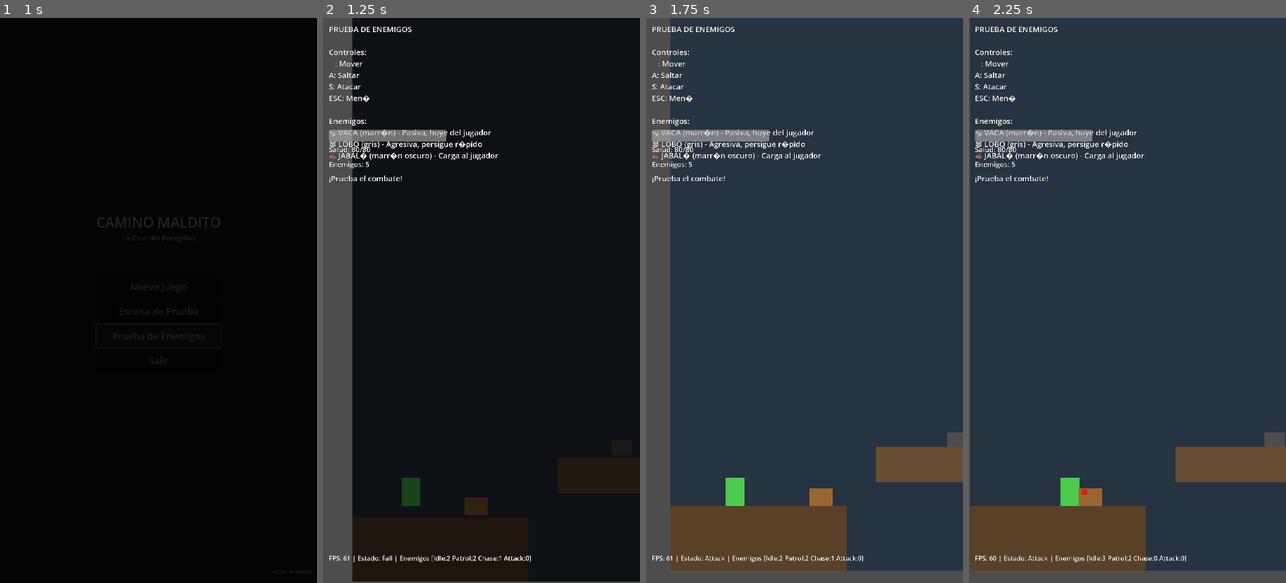
Above: before the commit, frames 1-4 (left to right).
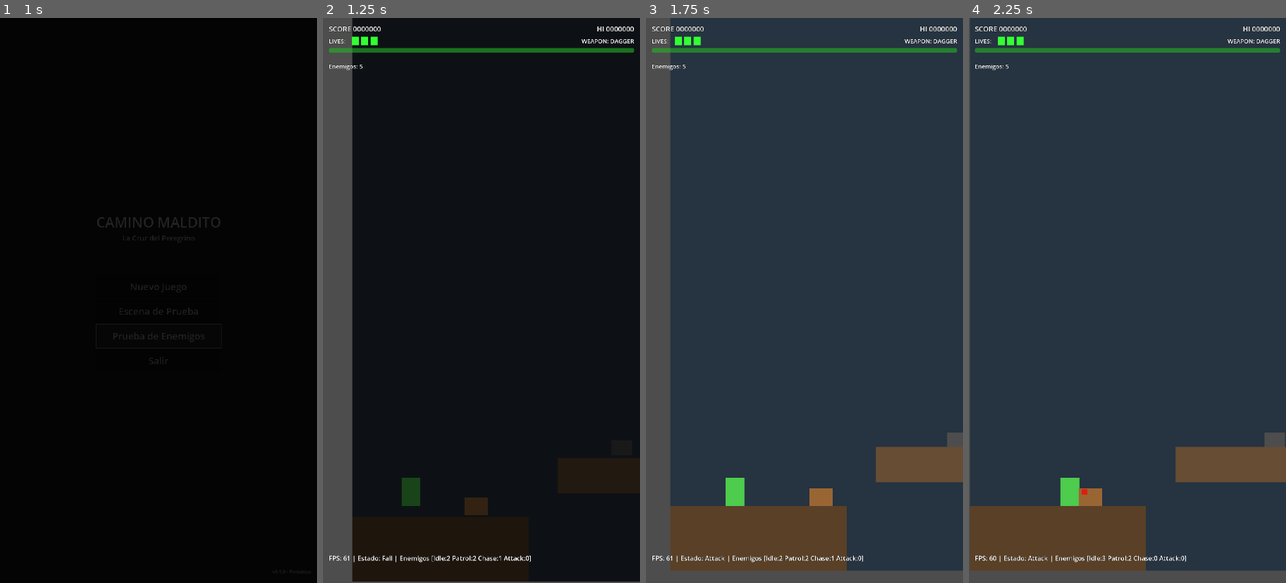
Above: after the commit, the same moments.

Repository: juanrafernandez/pilgrim
Game: Godot game, scene res://scenes/main/main_menu.tscn
The game is run twice, just before and just after one commit, with the same random seed, the same clock (stepped at 60 frames per second) and the same inputs.
Inputs:
- Up to frame 1 (1 s): click "Prueba de Enemigos" at 0.5 s
- Up to frame 2 (1.25 s): no input
- Up to frame 3 (1.75 s): hold Right (move_right) from 1.28 s (still down); tap S (attack) at 1.35 s; tap A (jump) at 1.52 s
- Up to frame 4 (2.25 s): keep holding Right (move_right); tap S (attack) at 2.1 s

Frame 1 is identical in both runs. In frame 2, 3.2% of the frame differs, in the area x 1-99%, y 1-30%; in frame 3, 3.2%; in frame 4, 3.2%.

Commit message:
feat: implement arcade-style HUD inspired by Ghosts 'n Goblins
- Create ArcadeHUD class with classic arcade layout
- Score display with 7-digit zero-padding and high score tracking
- Lives display with icon containers (placeholder squares)
- Weapon display for future projectile system
- Health bar with color coding (green/orange/red)
- Neon/fluorescent color scheme with text outlines
- Integrate ArcadeHUD into test_scene_enemies
- Replace debug UI with clean arcade interface
- Position HUD at top of screen (classic arcade style)

The HUD now follows the minimalist design of classic arcade games
like Ghosts 'n Goblins and Maldita Castilla, showing only essential
information in a clean, readable format.

Diff:
--- a/scenes/main/test_scene_enemies.gd
+++ b/scenes/main/test_scene_enemies.gd
@@ -7,10 +7,9 @@
 @onready var camera: CameraController = $Camera
 @onready var enemies_node: Node2D = $Enemies
 @onready var death_zone: Area2D = $DeathZone
-@onready var health_bar: ProgressBar = $UI/HealthBar
-@onready var health_label: Label = $UI/HealthLabel
-@onready var enemy_count_label: Label = $UI/EnemyCountLabel
-@onready var debug_label: Label = $UI/DebugLabel
+@onready var arcade_hud: ArcadeHUD = $ArcadeHUD
+@onready var enemy_count_label: Label = $DebugUI/EnemyCountLabel
+@onready var debug_label: Label = $DebugUI/DebugLabel
 
 var enemy_count: int = 0
 
@@ -72,9 +71,9 @@
 
 func _update_ui() -> void:
 	"""Update UI elements"""
-	health_bar.max_value = player.max_health
-	health_bar.value = player.current_health
-	health_label.text = "Salud: %d/%d" % [player.current_health, player.max_health]
+	arcade_hud.set_health(player.current_health, player.max_health)
+	arcade_hud.set_score(0)  # TODO: Implement score system
+	arcade_hud.set_lives(3)  # TODO: Implement lives system
 
 
 func _update_debug_info() -> void:
@@ -107,16 +106,7 @@
 
 ## Signal handlers
 func _on_player_health_changed(new_health: int, max_hp: int) -> void:
-	health_bar.value = new_health
-	health_label.text = "Salud: %d/%d" % [new_health, max_hp]
-
-	# Color code health bar
-	if new_health <= max_hp * 0.25:
-		health_bar.modulate = Color(1.0, 0.0, 0.0)  # Red
-	elif new_health <= max_hp * 0.5:
-		health_bar.modulate = Color(1.0, 0.5, 0.0)  # Orange
-	else:
-		health_bar.modulate = Color(0.0, 1.0, 0.0)  # Green
+	arcade_hud.set_health(new_health, max_hp)
 
 
 func _on_player_died() -> void:
@@ -170,13 +160,7 @@
 
 func _setup_ui_backgrounds() -> void:
 	"""Add text outlines for better readability"""
-	# Add outline to all labels
-	for label in [health_label, enemy_count_label, debug_label]:
+	# Add outline to debug labels
+	for label in [enemy_count_label, debug_label]:
 		label.add_theme_color_override("font_outline_color", Color(0, 0, 0, 1))
 		label.add_theme_constant_override("outline_size", 2)
-
-	# InfoLabel needs special handling (it's in UI CanvasLayer)
-	var info_label = $UI/InfoLabel
-	if info_label:
-		info_label.add_theme_color_override("font_outline_color", Color(0, 0, 0, 1))
-		info_label.add_theme_constant_override("outline_size", 2)
--- a/scenes/main/test_scene_enemies.tscn
+++ b/scenes/main/test_scene_enemies.tscn
@@ -6,6 +6,7 @@
 [ext_resource type="PackedScene" uid="uid://boar123456" path="res://scenes/enemies/enemy_boar.tscn" id="4_boar"]
 [ext_resource type="Script" path="res://scenes/main/test_scene_enemies.gd" id="5_script"]
 [ext_resource type="Script" path="res://scripts/core/camera_controller.gd" id="6_camera"]
+[ext_resource type="PackedScene" uid="uid://c8q7x5r2m3v1p" path="res://scenes/ui/arcade_hud.tscn" id="7_hud"]
 
 [sub_resource type="RectangleShape2D" id="RectangleShape2D_ground_start"]
 size = Vector2(600, 220)
@@ -171,55 +172,20 @@
 [node name="Wolf2" parent="Enemies" instance=ExtResource("3_wolf")]
 position = Vector2(3500, 1650)
 
-[node name="UI" type="CanvasLayer" parent="."]
+[node name="ArcadeHUD" parent="." instance=ExtResource("7_hud")]
 
-[node name="InfoLabel" type="Label" parent="UI"]
+[node name="DebugUI" type="CanvasLayer" parent="."]
+layer = 101
+
+[node name="EnemyCountLabel" type="Label" parent="DebugUI"]
 offset_left = 20.0
-offset_top = 20.0
-offset_right = 1060.0
-offset_bottom = 350.0
-theme_override_font_sizes/font_size = 26
-text = "PRUEBA DE ENEMIGOS
-
-Controles:
-\u2190 \u2192: Mover
-A: Saltar
-S: Atacar
-ESC: Men\u00fa
-
-Enemigos:
-🐄 VACA (marr\u00f3n) - Pasiva, huye del jugador
-🐺 LOBO (gris) - Agresiva, persigue r\u00e1pido
-🐗 JABAL\u00cd (marr\u00f3n oscuro) - Carga al jugador
-
-¡Prueba el combate!"
-
-[node name="HealthBar" type="ProgressBar" parent="UI"]
-offset_left = 20.0
-offset_top = 380.0
+offset_top = 150.0
 offset_right = 420.0
-offset_bottom = 420.0
-max_value = 100.0
-value = 100.0
-show_percentage = false
-
-[node name="HealthLabel" type="Label" parent="UI"]
-offset_left = 20.0
-offset_top = 430.0
-offset_right = 420.0
-offset_bottom = 470.0
-theme_override_font_sizes/font_size = 24
-text = "Salud: 100/100"
-
-[node name="EnemyCountLabel" type="Label" parent="UI"]
-offset_left = 20.0
-offset_top = 480.0
-offset_right = 420.0
-offset_bottom = 520.0
-theme_override_font_sizes/font_size = 24
+offset_bottom = 190.0
+theme_override_font_sizes/font_size = 20
 text = "Enemigos: 4"
 
-[node name="DebugLabel" type="Label" parent="UI"]
+[node name="DebugLabel" type="Label" parent="DebugUI"]
 offset_left = 20.0
 offset_top = 1820.0
 offset_right = 1060.0
--- /dev/null
+++ b/scenes/ui/arcade_hud.tscn
@@ -0,0 +1,77 @@
+[gd_scene load_steps=3 format=3 uid="uid://c8q7x5r2m3v1p"]
+
+[ext_resource type="Script" path="res://scripts/ui/arcade_hud.gd" id="1_arcade_hud"]
+
+[sub_resource type="LabelSettings" id="LabelSettings_score"]
+font_size = 24
+font_color = Color(1, 1, 1, 1)
+outline_size = 3
+outline_color = Color(0, 0, 0, 1)
+
+[sub_resource type="LabelSettings" id="LabelSettings_normal"]
+font_size = 20
+font_color = Color(1, 1, 1, 1)
+outline_size = 2
+outline_color = Color(0, 0, 0, 1)
+
+[node name="ArcadeHUD" type="CanvasLayer"]
+layer = 100
+script = ExtResource("1_arcade_hud")
+
+[node name="HUDContainer" type="MarginContainer" parent="."]
+anchors_preset = 10
+anchor_right = 1.0
+offset_bottom = 200.0
+grow_horizontal = 2
+theme_override_constants/margin_left = 20
+theme_override_constants/margin_top = 20
+theme_override_constants/margin_right = 20
+theme_override_constants/margin_bottom = 20
+
+[node name="VBox" type="VBoxContainer" parent="HUDContainer"]
+layout_mode = 2
+theme_override_constants/separation = 10
+
+[node name="TopRow" type="HBoxContainer" parent="HUDContainer/VBox"]
+layout_mode = 2
+theme_override_constants/separation = 40
+
+[node name="ScoreLabel" type="Label" parent="HUDContainer/VBox/TopRow"]
+layout_mode = 2
+size_flags_horizontal = 3
+text = "SCORE 0000000"
+label_settings = SubResource("LabelSettings_score")
+
+[node name="HighScoreLabel" type="Label" parent="HUDContainer/VBox/TopRow"]
+layout_mode = 2
+size_flags_horizontal = 3
+text = "HI 0000000"
+horizontal_alignment = 2
+label_settings = SubResource("LabelSettings_score")
+
+[node name="MiddleRow" type="HBoxContainer" parent="HUDContainer/VBox"]
+layout_mode = 2
+theme_override_constants/separation = 20
+
+[node name="LivesLabel" type="Label" parent="HUDContainer/VBox/MiddleRow"]
+layout_mode = 2
+text = "LIVES:"
+label_settings = SubResource("LabelSettings_normal")
+
+[node name="LivesContainer" type="HBoxContainer" parent="HUDContainer/VBox/MiddleRow"]
+layout_mode = 2
+theme_override_constants/separation = 8
+
+[node name="WeaponLabel" type="Label" parent="HUDContainer/VBox/MiddleRow"]
+layout_mode = 2
+size_flags_horizontal = 3
+text = "WEAPON: DAGGER"
+horizontal_alignment = 2
+label_settings = SubResource("LabelSettings_normal")
+
+[node name="HealthBar" type="ProgressBar" parent="HUDContainer/VBox"]
+custom_minimum_size = Vector2(0, 16)
+layout_mode = 2
+max_value = 100.0
+value = 100.0
+show_percentage = false
--- /dev/null
+++ b/scripts/ui/arcade_hud.gd
@@ -0,0 +1,115 @@
+extends CanvasLayer
+class_name ArcadeHUD
+
+## Arcade-style HUD
+## Minimal, clean interface inspired by Ghosts 'n Goblins and Maldita Castilla
+
+# UI Elements
+@onready var score_label: Label = $HUDContainer/VBox/TopRow/ScoreLabel
+@onready var high_score_label: Label = $HUDContainer/VBox/TopRow/HighScoreLabel
+@onready var lives_container: HBoxContainer = $HUDContainer/VBox/MiddleRow/LivesContainer
+@onready var weapon_label: Label = $HUDContainer/VBox/MiddleRow/WeaponLabel
+@onready var health_bar: ProgressBar = $HUDContainer/VBox/HealthBar
+
+# Data
+var current_score: int = 0
+var high_score: int = 0
+var current_lives: int = 3
+var current_weapon: String = "DAGGER"
+
+# Life icon scene (simple ColorRect placeholder)
+const LIFE_ICON_SIZE: Vector2 = Vector2(24, 24)
+
+
+func _ready() -> void:
+	_setup_hud_style()
+	_update_display()
+
+
+func _setup_hud_style() -> void:
+	"""Setup arcade-style visual appearance"""
+	# Apply neon/fluorescent colors and outlines to all labels
+	for label in [score_label, high_score_label, weapon_label]:
+		if label:
+			label.add_theme_color_override("font_color", Color(1.0, 1.0, 1.0))  # White
+			label.add_theme_color_override("font_outline_color", Color(0, 0, 0, 1))
+			label.add_theme_constant_override("outline_size", 2)
+
+
+func set_score(score: int) -> void:
+	"""Update player score"""
+	current_score = score
+	if current_score > high_score:
+		high_score = current_score
+	_update_score_display()
+
+
+func add_score(points: int) -> void:
+	"""Add points to score"""
+	set_score(current_score + points)
+
+
+func set_lives(lives: int) -> void:
+	"""Update player lives"""
+	current_lives = lives
+	_update_lives_display()
+
+
+func set_weapon(weapon: String) -> void:
+	"""Update current weapon"""
+	current_weapon = weapon
+	_update_weapon_display()
+
+
+func set_health(current: int, maximum: int) -> void:
+	"""Update health bar"""
+	if health_bar:
+		health_bar.max_value = maximum
+		health_bar.value = current
+
+		# Color code based on health percentage
+		var percentage = float(current) / float(maximum)
+		if percentage <= 0.25:
+			health_bar.modulate = Color(1.0, 0.2, 0.2)  # Red
+		elif percentage <= 0.5:
+			health_bar.modulate = Color(1.0, 0.6, 0.0)  # Orange
+		else:
+			health_bar.modulate = Color(0.2, 1.0, 0.2)  # Green (neon)
+
+
+func _update_display() -> void:
+	"""Update all HUD elements"""
+	_update_score_display()
+	_update_lives_display()
+	_update_weapon_display()
+
+
+func _update_score_display() -> void:
+	"""Update score labels with arcade formatting"""
+	if score_label:
+		score_label.text = "SCORE %07d" % current_score
+	if high_score_label:
+		high_score_label.text = "HI %07d" % high_score
+
+
+func _update_lives_display() -> void:
+	"""Update lives display with icons"""
+	if not lives_container:
+		return
+
+	# Clear existing life icons
+	for child in lives_container.get_children():
+		child.queue_free()
+
+	# Add life icons (simple colored squares as placeholders)
+	for i in range(current_lives):
+		var life_icon = ColorRect.new()
+		life_icon.custom_minimum_size = LIFE_ICON_SIZE
+		life_icon.color = Color(0.2, 1.0, 0.2)  # Neon green
+		lives_container.add_child(life_icon)
+
+
+func _update_weapon_display() -> void:
+	"""Update weapon display"""
+	if weapon_label:
+		weapon_label.text = "WEAPON: %s" % current_weapon
Not shown: 1 places in scenes/main/test_scene_enemies.tscn that only renumber resources
